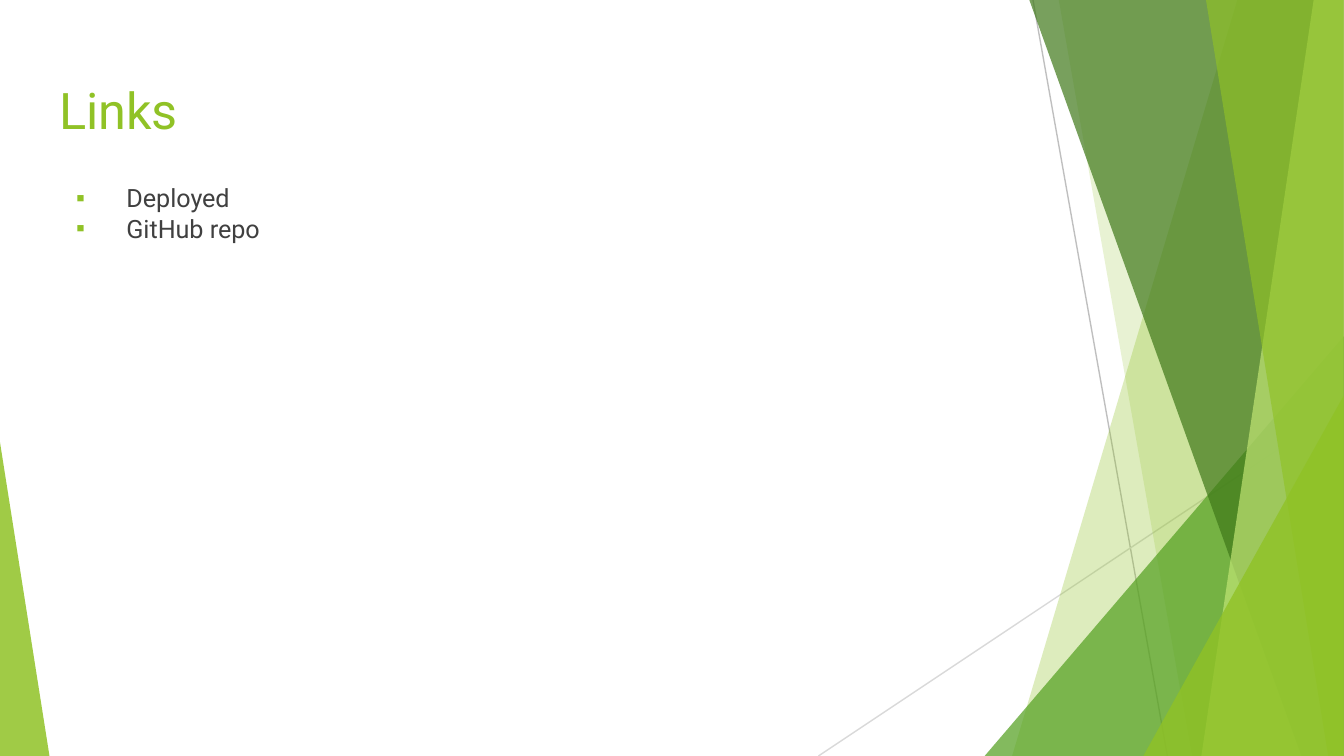
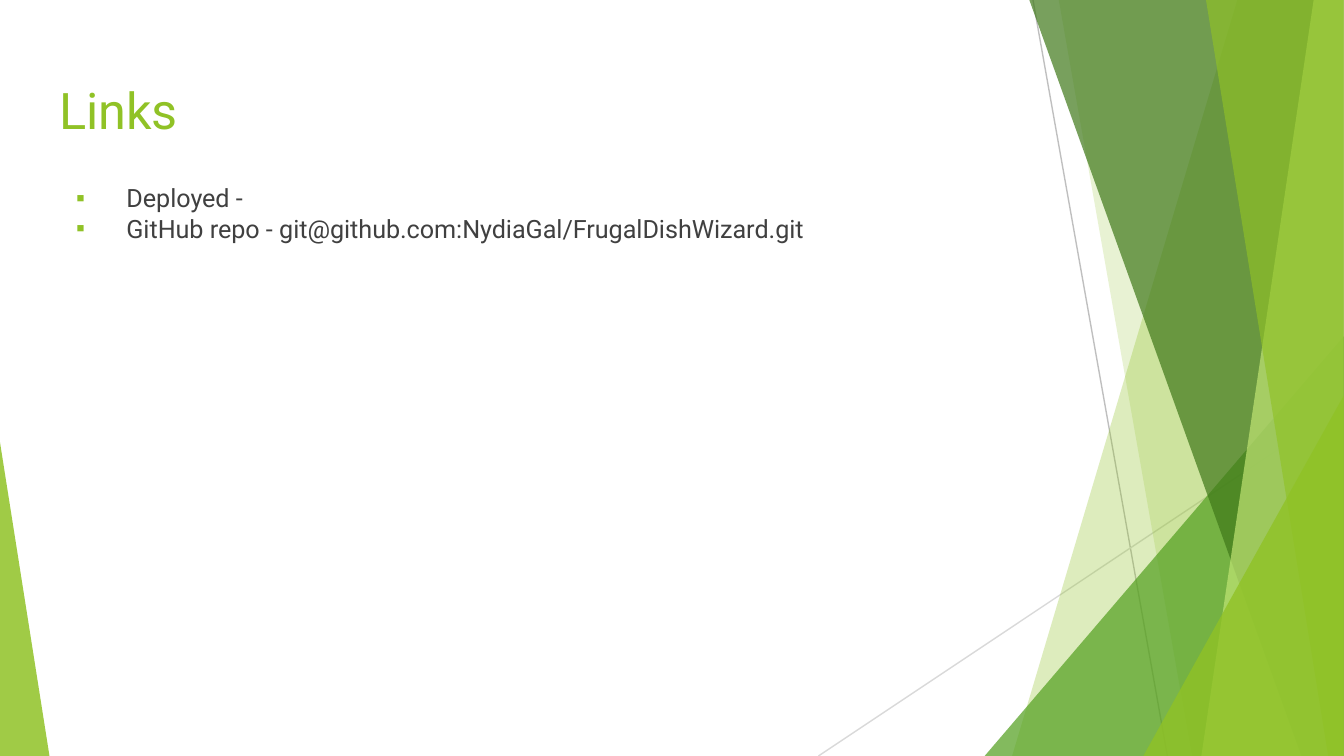
Before and after one commit to NydiaGal/Frugal-Dish-Wizard, a slide deck: slide 7 of Presentation.pptx. Drawn at 1344x756 pixels with LibreOffice and Linux fonts; fonts in the diff are those of the drawing. Boxes give left, top, right and bottom in pixels: in the first picture for what was removed or moved away, otherwise in the second. Text is boxed around its words. In the diff, an @@ line names an element or a change of style, - is before the commit and + after.

```diff
--- a/Presentation.pptx
+++ b/Presentation.pptx
@@ text at (126,188,803,244): text changed @@
-▪ Deployed
-▪ GitHub repo
+▪ Deployed -
+▪ GitHub repo - git@github.com:NydiaGal/FrugalDishWizard.git
```
Also in this commit, not shown: 3 other slides changed.
